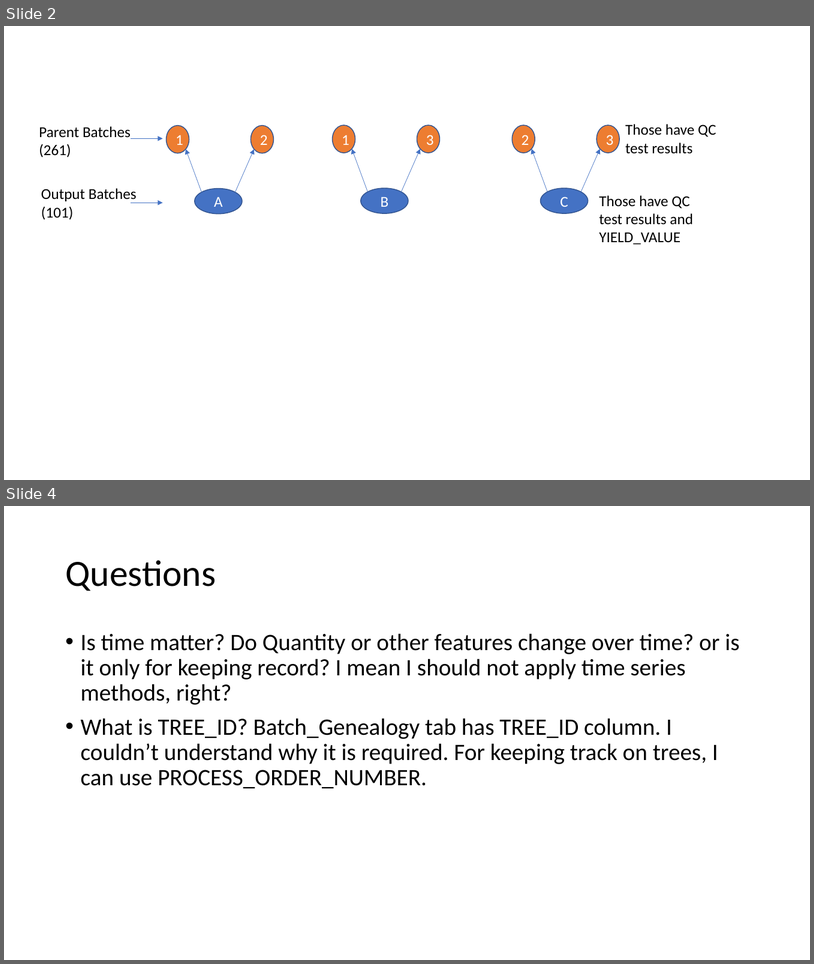
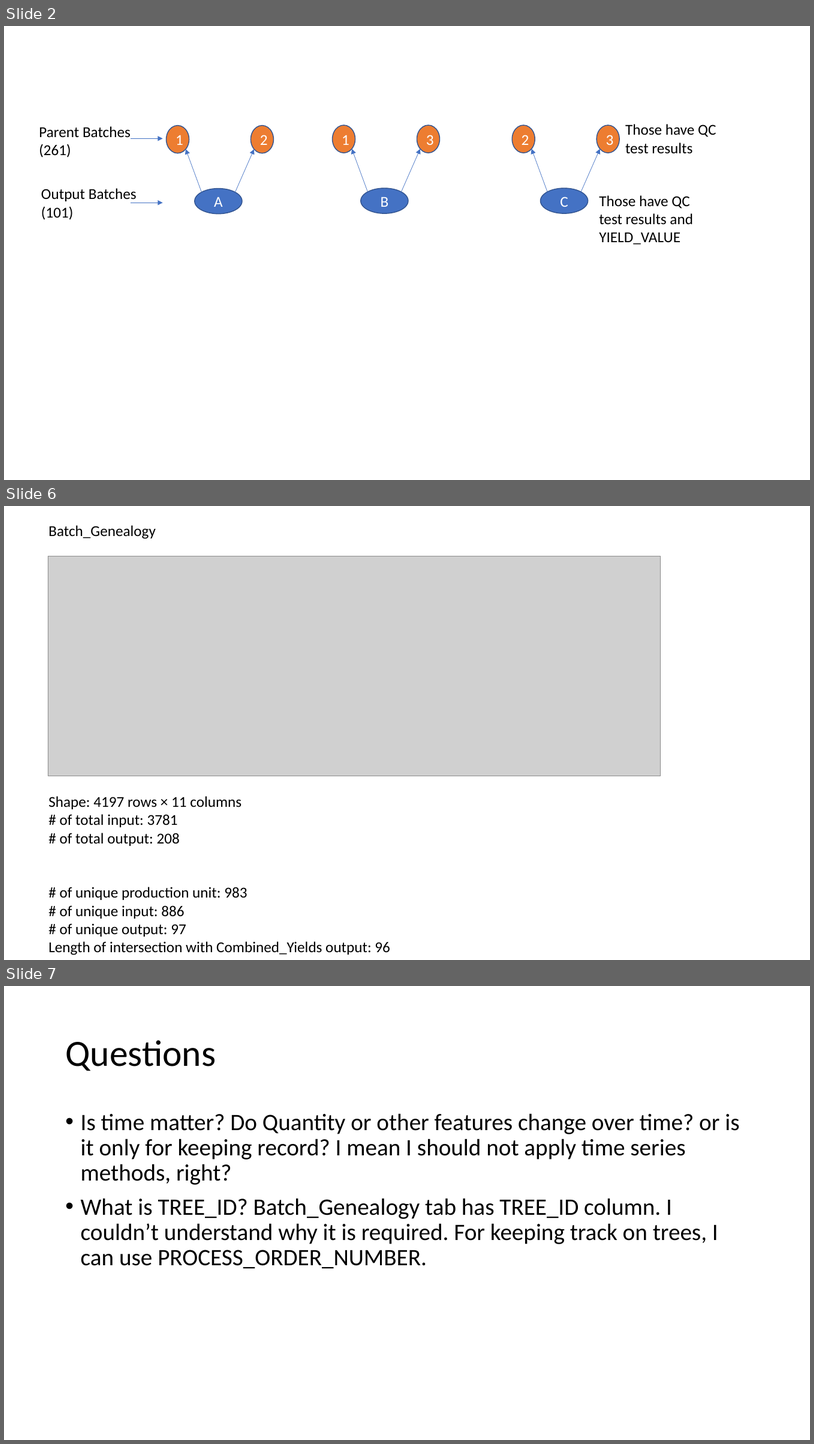
Before and after one commit to whatcanaysu/Sanofi_Challenge, a slide deck: Presentation.pptx. Shown one above the other, each under a label of ours: slides 2 and 4 before the commit, slides 2, 6 and 7 after it; the slides between them are not shown. The pictures are 814x964 and 814x1444 pixels, drawn with LibreOffice and Linux fonts; fonts in the diff are those of the drawing; grey boxes stand for pictures. Boxes give left, top, right and bottom in pixels: in the first picture for what was removed or moved away, otherwise in the second. Text is boxed around its words. In the diff, an @@ line names an element or a change of style, - is before the commit and + after.

```diff
--- a/Presentation.pptx
+++ b/Presentation.pptx
@@ slide 6 added at <box>4,506,810,960</box>, background #FFFFFF @@
@@ text added at <box>48,525,156,539</box>, 18 pt, text #000000 @@
+Batch_Genealogy
@@ picture added at <box>48,556,661,776</box> @@
@@ text added at <box>48,796,390,955</box>, 18 pt, text #000000 @@
+Shape: 4197 rows × 11 columns
+# of total input: 3781
+# of total output: 208
+# of unique production unit: 983
+# of unique input: 886
+# of unique output: 97
+Length of intersection with Combined_Yields output: 96
@@ what was slide 4 is now slide 7 @@
```
Also in this commit, not shown: 3 other slides added, 1 slide removed, 1 other file.
